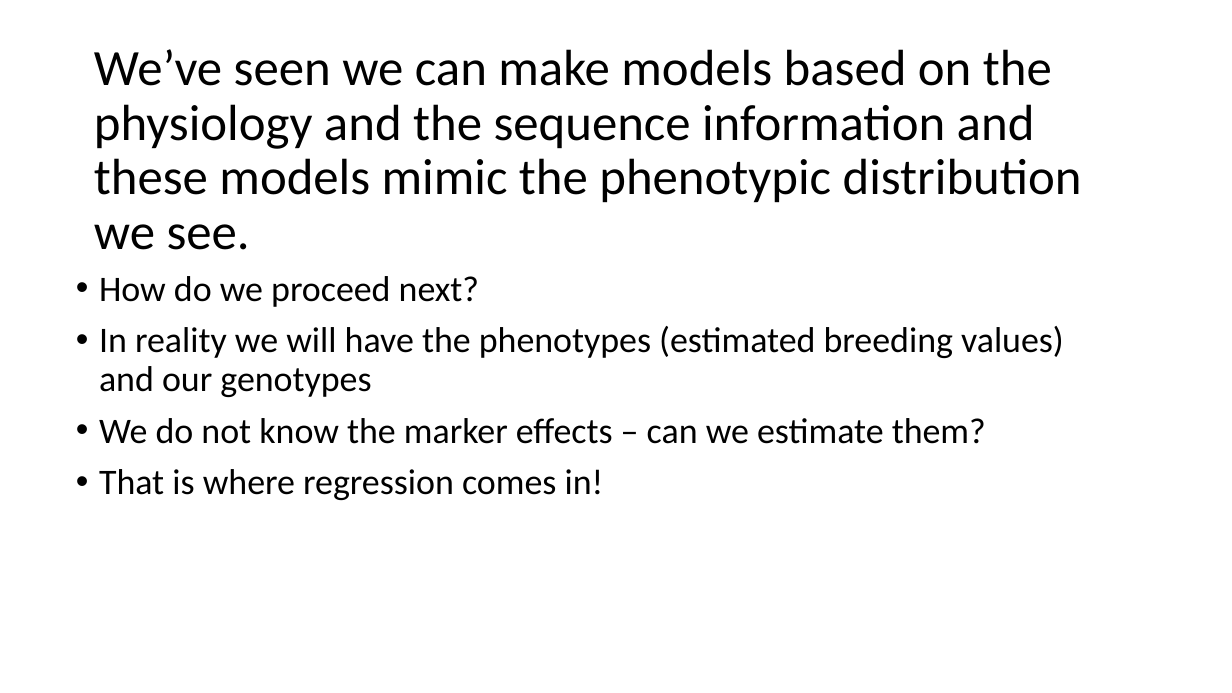
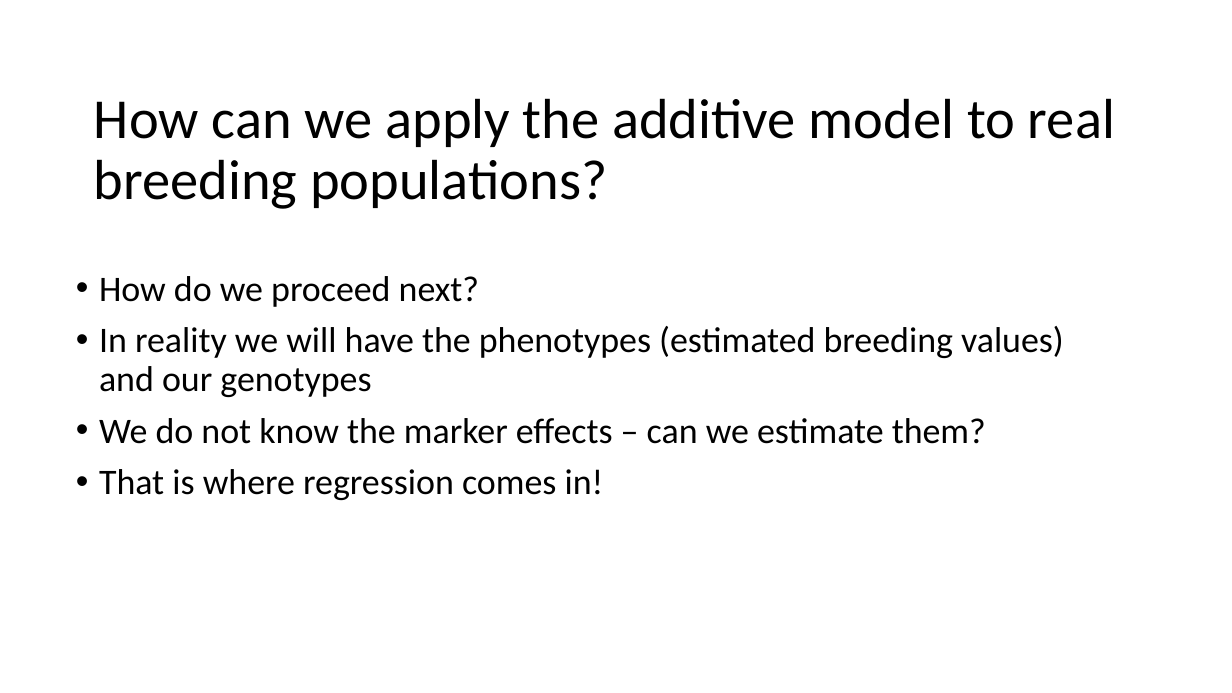
Before and after one commit to ter56/September2_2021_class, a slide deck: slide 23 of AdditiveModels_9_2_2021.pptx (slide 21 before the commit). Drawn at 1232x693 pixels with LibreOffice and Linux fonts; fonts in the diff are those of the drawing. Boxes give left, top, right and bottom in pixels: in the first picture for what was removed or moved away, otherwise in the second. Text is boxed around its words. In the diff, an @@ line names an element or a change of style, - is before the commit and + after.

```diff
--- a/AdditiveModels_9_2_2021.pptx
+++ b/AdditiveModels_9_2_2021.pptx
@@ title at [94, 98, 1115, 209]: text changed; size 39.6 to 44 pt @@
-We’ve seen we can make models based on the physiology and the sequence information and these models mimic the phenotypic distribution we see.
+How can we apply the additive model to real breeding populations?
```
Also in this commit, not shown: 9 other slides changed, 3 slides added, 1 other file.
